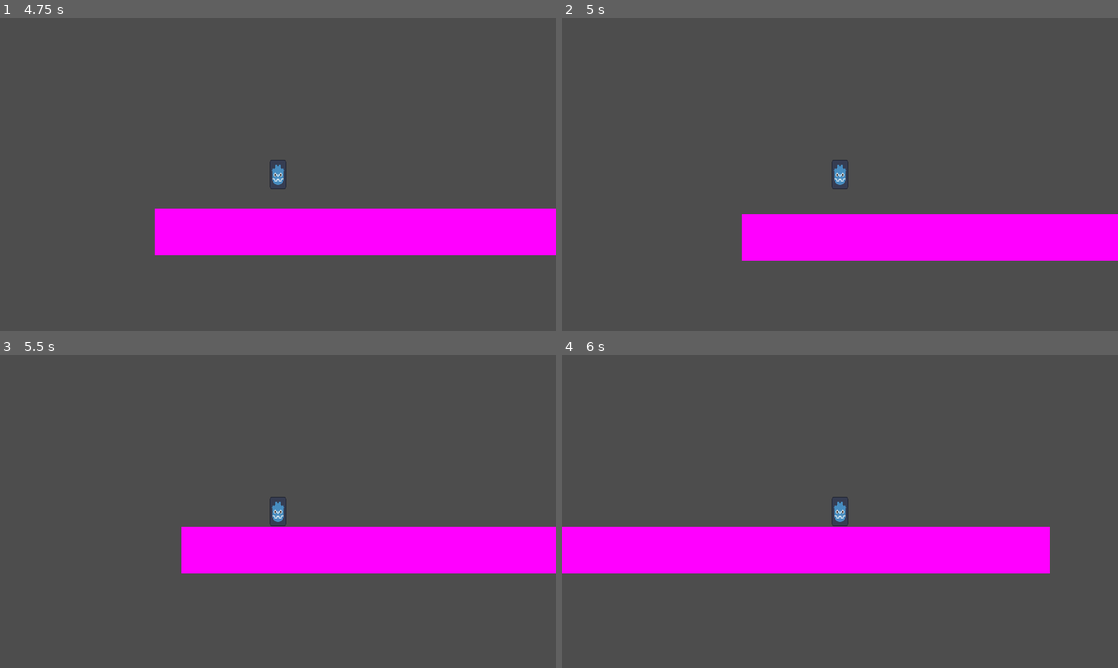
Above: before the commit, frames 1-4 (two rows, left to right).
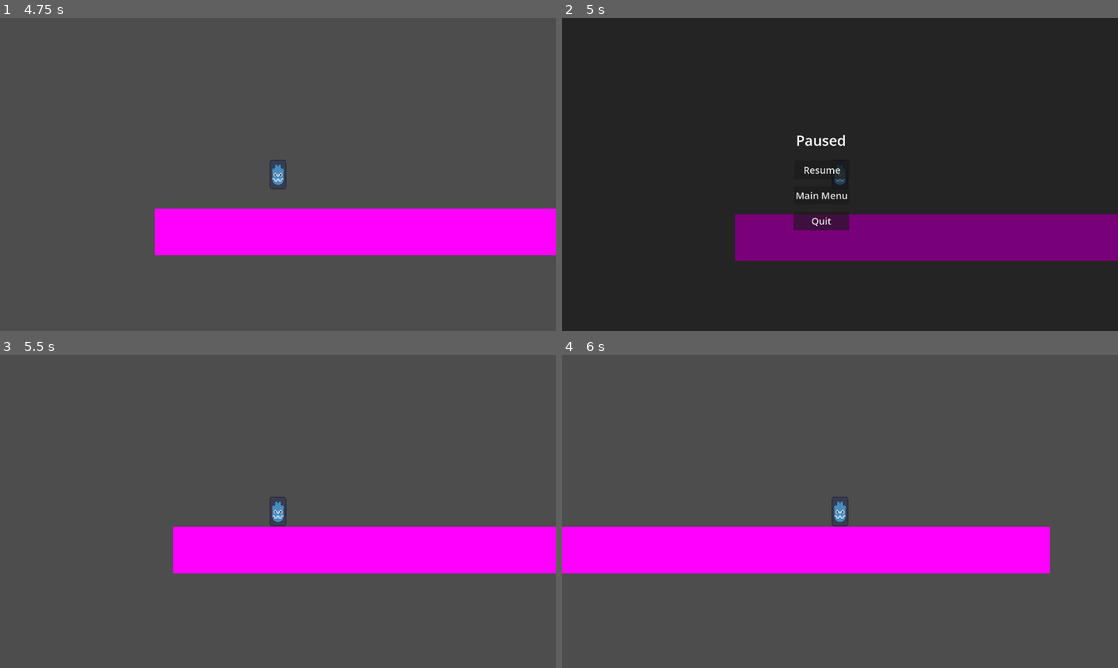
Above: after the commit, the same moments.

Repository: VoidedCrystal/GloopifyGame
Game: Godot game, scene res://Levels/TestLevel.tscn
Two runs of this game, one before a commit and one after it. Both use one fixed random seed, a clock stepped at 60 frames per second and the inputs below.
Inputs (mouse positions are in pixels of both pictures, inside the frame that each line leads up to):
- Up to frame 1 (4.75 s): tap Enter at 0.5 s; hold Right (move-right) 0.53-2.03 s; tap Shift (dash) every 0.75 s from 0.6 to 4.35 s; tap Space (jump) at 0.77, 1.52, 3.02, 3.77, 4.52 s; hold Left (move-left) 2.03-2.78 s; hold Right (move-right) 2.78-4.28 s; tap R (reset) at 3.5, 4.15 s; hold Left (move-left) from 4.28 s (still down)
- Up to frame 2 (5 s): keep holding Left (move-left); tap Escape (pause, bound only after the commit) at 4.9 s
- Up to frame 3 (5.5 s): release Left (move-left) at 5 s; click (261, 508) at 5 s, where only the run after the commit has a clickable "Resume"
- Up to frame 4 (6 s): tap R (reset) at 5.75 s; hold Right (move-right) from 5.78 s (still down); tap Shift (dash) at 5.85 s

Frame 1 is identical in both runs. In frame 2, 100% of the frame differs, in the area x 0-100%, y 0-100%; in frame 3, 0.2%; in frame 4, nothing differs.

Commit message:
Resize UI and clean up files

Diff:
--- a/Gloopify!/Entities/Player.tscn
+++ b/Gloopify!/Entities/Player.tscn
@@ -1,6 +1,7 @@
-[gd_scene load_steps=4 format=3 uid="uid://cs7fisp5q02se"]
+[gd_scene load_steps=5 format=3 uid="uid://cs7fisp5q02se"]
 
 [ext_resource type="Script" path="res://Entities/player.gd" id="1_njyop"]
+[ext_resource type="PackedScene" uid="uid://cdqc43axjnpsd" path="res://UI/pause_menu.tscn" id="2_0o4a1"]
 [ext_resource type="Texture2D" uid="uid://dnyfae1kddxl8" path="res://Assets/TEMP.svg" id="2_l4icy"]
 
 [sub_resource type="CapsuleShape2D" id="CapsuleShape2D_mwixp"]
@@ -18,3 +19,15 @@
 shape = SubResource("CapsuleShape2D_mwixp")
 
 [node name="Camera2D" type="Camera2D" parent="."]
+
+[node name="Pause Menu" parent="." instance=ExtResource("2_0o4a1")]
+visible = false
+anchors_preset = 0
+anchor_right = 0.0
+anchor_bottom = 0.0
+offset_left = -960.0
+offset_top = -544.0
+offset_right = -960.0
+offset_bottom = -544.0
+grow_horizontal = 1
+grow_vertical = 1
--- a/Gloopify!/Levels/Test.tscn
+++ /dev/null
@@ -1,19 +0,0 @@
-[gd_scene load_steps=4 format=3 uid="uid://qg6p1lcvcqs"]
-
-[ext_resource type="Script" path="res://Levels/test.gd" id="1_ho1xk"]
-[ext_resource type="PackedScene" uid="uid://cdqc43axjnpsd" path="res://UI/pause_menu.tscn" id="2_uf33h"]
-[ext_resource type="Texture2D" uid="uid://dnyfae1kddxl8" path="res://Assets/TEMP.svg" id="3_un0ie"]
-
-[node name="Level1" type="Node2D"]
-script = ExtResource("1_ho1xk")
-
-[node name="Sprite2D" type="Sprite2D" parent="."]
-position = Vector2(544, 272)
-texture = ExtResource("3_un0ie")
-
-[node name="Pause Menu" parent="." instance=ExtResource("2_uf33h")]
-visible = false
-offset_left = 1.0
-offset_top = 3.0
-offset_right = 1.0
-offset_bottom = 3.0
--- a/Gloopify!/Levels/rich_text_label.gd
+++ /dev/null
@@ -1,12 +0,0 @@
-extends RichTextLabel
-
-@onready var player = get_node("..")
-# Called when the node enters the scene tree for the first time.
-func _ready() -> void:
-	pass # Replace with function body.
-
-
-# Called every frame. 'delta' is the elapsed time since the previous frame.
-func _process(_delta: float) -> void:
-	var velString = "Y Velocity: "+ str(player.velocity.y)+ "\nDashY: " + str(player.dashY)
-	set_text(velString)
--- a/Gloopify!/Levels/test.gd
+++ /dev/null
@@ -1,19 +0,0 @@
-extends Node2D
-# Called every frame. 'delta' is the elapsed time since the previous frame.
-
-@onready var pause_menu = $"Pause Menu"
-var paused = false;
-
-func _process(delta: float) -> void:
-	if Input.is_action_just_pressed("Pause"):
-		pauseMenu()
-
-func pauseMenu():
-	if paused:
-		pause_menu.hide()
-		Engine.time_scale = 1
-	else:
-		pause_menu.show()
-		Engine.time_scale = 0
-
-	paused = !paused
--- a/Gloopify!/UI/Main_Menu.tscn
+++ b/Gloopify!/UI/Main_Menu.tscn
@@ -17,35 +17,38 @@
 
 [node name="Play" type="Button" parent="."]
 layout_mode = 2
-offset_left = 368.0
-offset_top = 235.0
-offset_right = 793.0
-offset_bottom = 266.0
+offset_left = 778.0
+offset_top = 423.0
+offset_right = 1217.0
+offset_bottom = 527.0
+theme_override_font_sizes/font_size = 50
 text = "Play"
 
 [node name="Exit_Quit" type="Button" parent="."]
 layout_mode = 2
-offset_left = 368.0
-offset_top = 409.0
-offset_right = 793.0
-offset_bottom = 440.0
+offset_left = 786.0
+offset_top = 679.0
+offset_right = 1211.0
+offset_bottom = 783.0
+theme_override_font_sizes/font_size = 50
 text = "Exit"
 
 [node name="Options" type="Button" parent="."]
 layout_mode = 2
-offset_left = 367.0
-offset_top = 322.0
-offset_right = 792.0
-offset_bottom = 353.0
+offset_left = 786.0
+offset_top = 550.0
+offset_right = 1211.0
+offset_bottom = 655.0
+theme_override_font_sizes/font_size = 50
 text = "Options"
 
 [node name="Label" type="Label" parent="."]
 layout_mode = 0
-offset_left = 387.0
-offset_top = 125.0
-offset_right = 775.0
-offset_bottom = 190.0
-theme_override_font_sizes/font_size = 38
+offset_left = 634.0
+offset_top = 271.0
+offset_right = 1400.0
+offset_bottom = 374.0
+theme_override_font_sizes/font_size = 75
 text = "Gloopify! (Name WIP)"
 
 [connection signal="pressed" from="Play" to="." method="_on_play_pressed"]
--- a/Gloopify!/UI/pause_menu.gd
+++ b/Gloopify!/UI/pause_menu.gd
@@ -1,14 +1,28 @@
 extends Control
 
-@onready var main = $"../Levels/test.tscn"
+var paused = false
 
 func _on_quit_pressed() -> void:
 	get_tree().quit()
 
 
 func _on_resume_pressed() -> void:
-	main.pauseMenu()
+	pauseMenu()
 
 
 func _on_main_menu_pressed() -> void:
 	get_tree().change_scene_to_file("res://UI/Main_Menu.tscn")
+
+func _process(_delta: float) -> void:
+	if Input.is_action_just_pressed("pause"):
+		pauseMenu()
+
+func pauseMenu():
+	if paused:
+		hide()
+		Engine.time_scale = 1
+	else:
+		show()
+		Engine.time_scale = 0
+
+	paused = !paused
--- a/Gloopify!/UI/pause_menu.tscn
+++ b/Gloopify!/UI/pause_menu.tscn
@@ -14,43 +14,43 @@
 [node name="ColorRect" type="ColorRect" parent="."]
 visibility_layer = 4
 layout_mode = 0
-offset_right = 1152.0
-offset_bottom = 640.0
+offset_right = 1920.0
+offset_bottom = 1088.0
 color = Color(0, 0, 0, 0.529412)
 
 [node name="Quit" type="Button" parent="."]
 layout_mode = 0
-offset_left = 470.0
-offset_top = 400.0
-offset_right = 662.0
-offset_bottom = 464.0
+offset_left = 800.0
+offset_top = 672.0
+offset_right = 992.0
+offset_bottom = 736.0
 theme_override_font_sizes/font_size = 33
 text = "Quit"
 
 [node name="Resume" type="Button" parent="."]
 layout_mode = 0
-offset_left = 472.0
-offset_top = 224.0
-offset_right = 664.0
-offset_bottom = 288.0
+offset_left = 802.0
+offset_top = 496.0
+offset_right = 994.0
+offset_bottom = 560.0
 theme_override_font_sizes/font_size = 33
 text = "Resume"
 
 [node name="Label" type="Label" parent="."]
 layout_mode = 0
-offset_left = 472.0
-offset_top = 128.0
-offset_right = 672.0
-offset_bottom = 196.0
+offset_left = 808.0
+offset_top = 392.0
+offset_right = 1079.0
+offset_bottom = 484.0
 theme_override_font_sizes/font_size = 49
 text = "Paused"
 
 [node name="Main Menu" type="Button" parent="."]
 layout_mode = 0
-offset_left = 471.0
-offset_top = 312.0
-offset_right = 663.0
-offset_bottom = 376.0
+offset_left = 801.0
+offset_top = 584.0
+offset_right = 993.0
+offset_bottom = 648.0
 theme_override_font_sizes/font_size = 33
 text = "Main Menu"
 
--- a/Gloopify!/project.godot
+++ b/Gloopify!/project.godot
@@ -73,3 +73,8 @@
 "events": [Object(InputEventKey,"resource_local_to_scene":false,"resource_name":"","device":-1,"window_id":0,"alt_press …(192 unchanged characters)…
 ]
 }
+pause={
+"deadzone": 0.5,
+"events": [Object(InputEventKey,"resource_local_to_scene":false,"resource_name":"","device":-1,"window_id":0,"alt_pressed":false,"shift_pressed":false,"ctrl_pressed":false,"meta_pressed":false,"pressed":false,"keycode":0,"physical_keycode":4194305,"key_label":0,"unicode":0,"location":0,"echo":false,"script":null)
+]
+}
